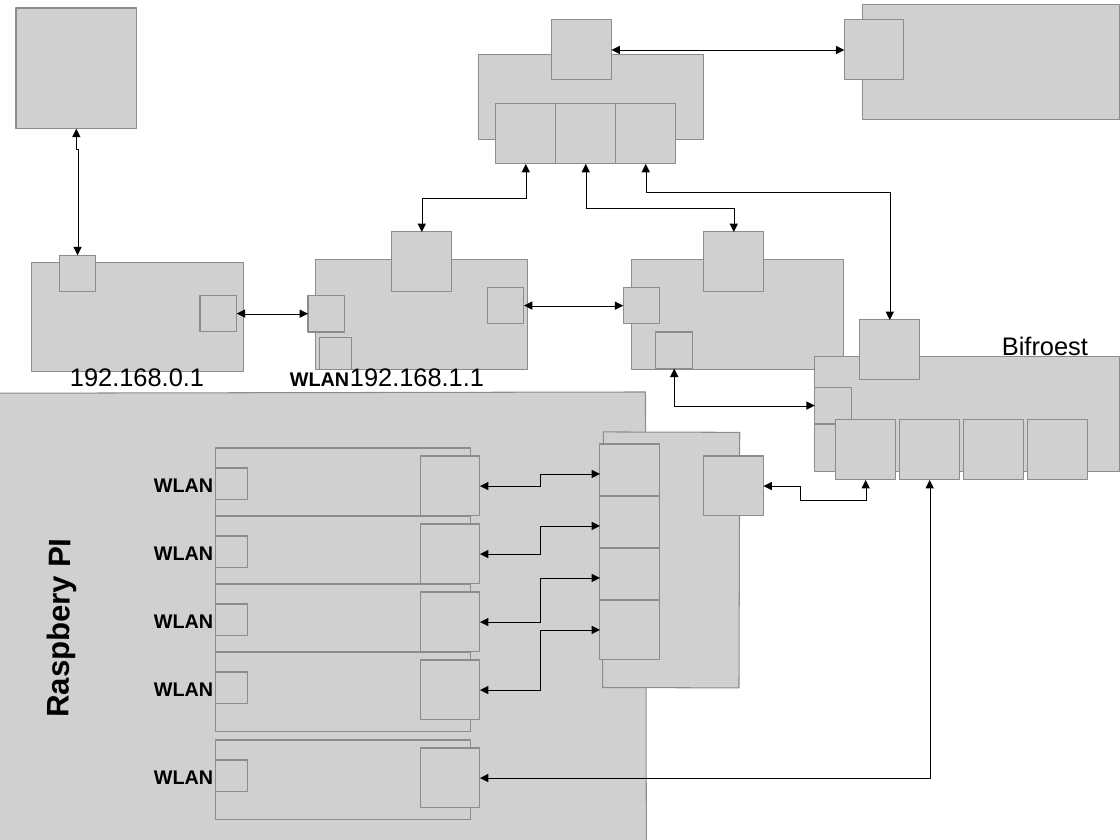
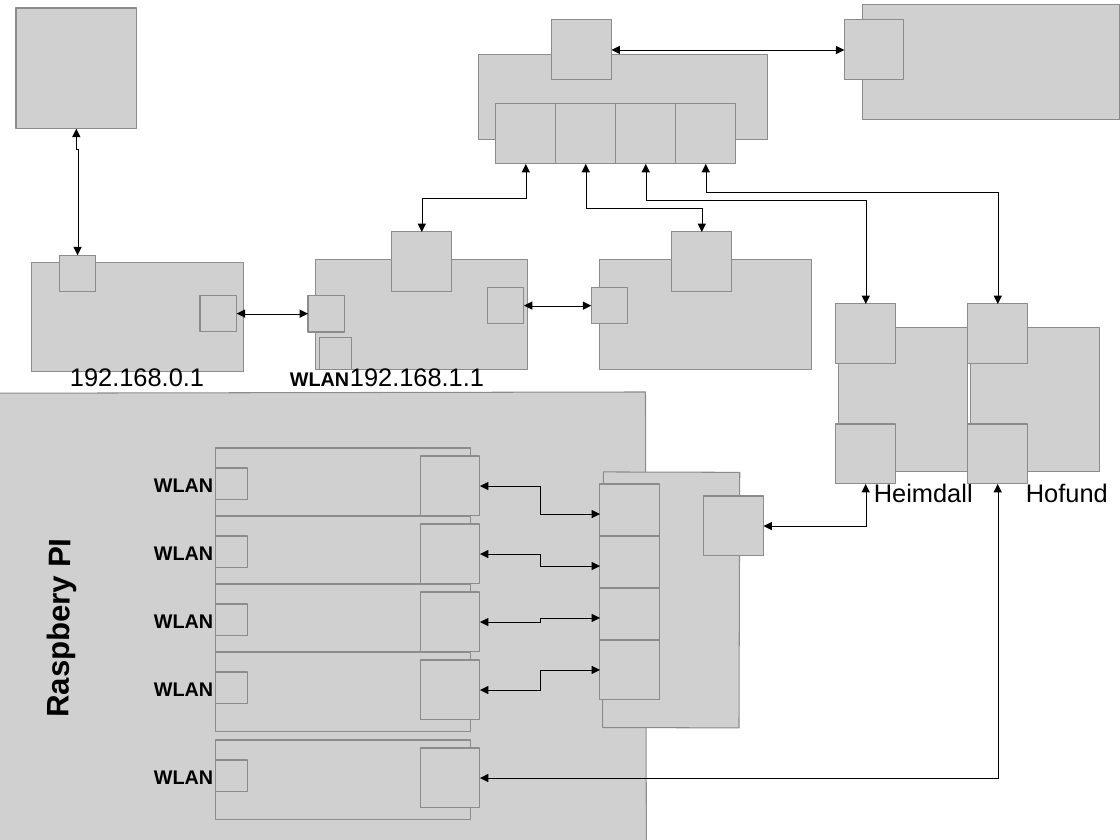
Before and after one commit to helheim-project/yggdrasil, a slide deck: slide 1 of docs/infrastructure.odp. Drawn at 1120x840 pixels with LibreOffice and Linux fonts; fonts in the diff are those of the drawing; grey boxes stand for pictures. Boxes give left, top, right and bottom in pixels: in the first picture for what was removed or moved away, otherwise in the second. Text is boxed around its words. In the diff, an @@ line names an element or a change of style, - is before the commit and + after.

```diff
--- a/docs/infrastructure.odp
+++ b/docs/infrastructure.odp
@@ picture resized from (x1=479, y1=55, x2=704, y2=140) to (x1=479, y1=55, x2=768, y2=140) @@
@@ picture resized from (x1=657, y1=332, x2=693, y2=369) to (x1=676, y1=104, x2=736, y2=164) @@
@@ elbow double arrow moved from (734, 232) - (586, 164) to (702, 232) - (586, 164) @@
@@ elbow double arrow moved from (890, 320) - (646, 164) to (866, 304) - (646, 164) @@
@@ elbow double arrow added from (998, 304) to (706, 164), #000000 0 pt @@
@@ 3 pictures moved together from (x1=623, y1=232, x2=845, y2=369) to (x1=592, y1=232, x2=812, y2=369) @@
@@ elbow double arrow moved from (623, 306) - (524, 306) to (592, 306) - (524, 306) @@
@@ picture moved from (x1=860, y1=320, x2=920, y2=380) to (x1=836, y1=304, x2=896, y2=364) @@
@@ picture resized from (x1=815, y1=387, x2=852, y2=424) to (x1=839, y1=328, x2=969, y2=473) @@
@@ picture moved from (x1=1029, y1=420, x2=1088, y2=480) to (x1=969, y1=304, x2=1029, y2=364) @@
@@ picture resized from (x1=815, y1=357, x2=1120, y2=472) to (x1=971, y1=328, x2=1100, y2=473) @@
@@ text removed at (x1=1002, y1=336, x2=1088, y2=360) @@
-Bifroest
@@ elbow double arrow removed from (675, 369) to (815, 406) @@
@@ picture moved from (x1=836, y1=420, x2=896, y2=480) to (x1=836, y1=424, x2=896, y2=484) @@
@@ picture removed at (x1=900, y1=420, x2=960, y2=480) @@
@@ picture moved from (x1=965, y1=420, x2=1024, y2=480) to (x1=969, y1=424, x2=1029, y2=484) @@
@@ picture moved from (x1=603, y1=432, x2=740, y2=688) to (x1=603, y1=471, x2=740, y2=728) @@
@@ elbow double arrow moved from (480, 486) - (601, 475) to (480, 486) - (601, 514) @@
@@ elbow double arrow moved from (480, 779) - (930, 480) to (480, 779) - (998, 484) @@
@@ picture moved from (x1=601, y1=496, x2=661, y2=556) to (x1=601, y1=484, x2=661, y2=544) @@
@@ picture moved from (x1=704, y1=456, x2=764, y2=516) to (x1=704, y1=496, x2=764, y2=556) @@
@@ elbow double arrow moved from (764, 486) - (866, 480) to (764, 526) - (866, 484) @@
@@ text added at (x1=874, y1=481, x2=973, y2=503), 18 pt, text #000000 @@
+Heimdall
@@ text added at (x1=1026, y1=481, x2=1108, y2=503), 18 pt, text #000000 @@
+Hofund
@@ picture moved from (x1=601, y1=548, x2=661, y2=608) to (x1=601, y1=537, x2=661, y2=597) @@
@@ elbow double arrow moved from (480, 554) - (601, 526) to (480, 554) - (601, 566) @@
@@ picture moved from (x1=601, y1=601, x2=661, y2=661) to (x1=601, y1=588, x2=661, y2=648) @@
@@ elbow double arrow moved from (480, 622) - (601, 578) to (480, 622) - (601, 618) @@
@@ picture moved from (x1=601, y1=444, x2=661, y2=504) to (x1=601, y1=640, x2=661, y2=700) @@
@@ elbow double arrow moved from (480, 690) - (601, 630) to (480, 690) - (601, 670) @@
```
Also in this commit, not shown: 2 other files.
